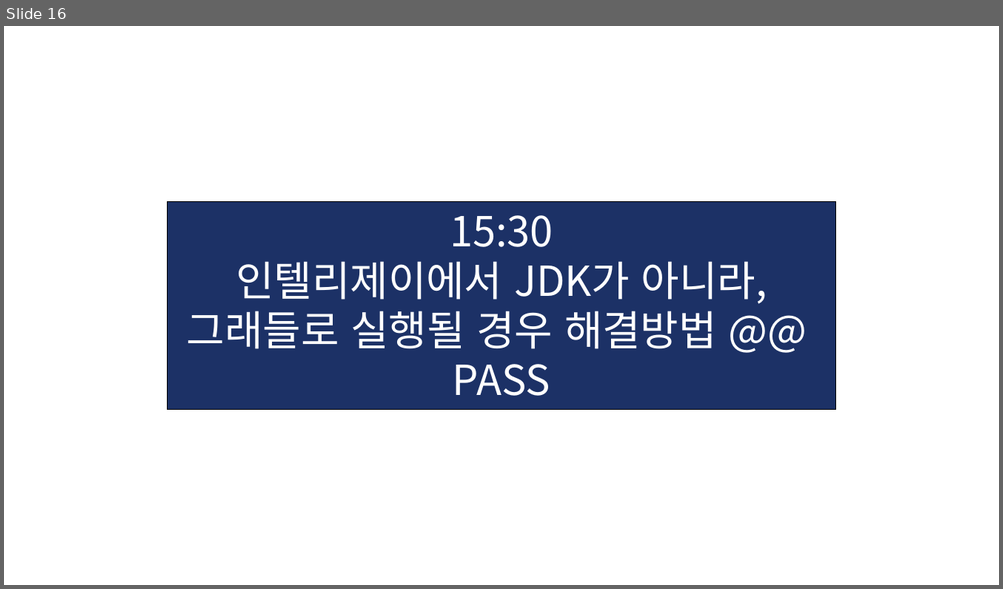
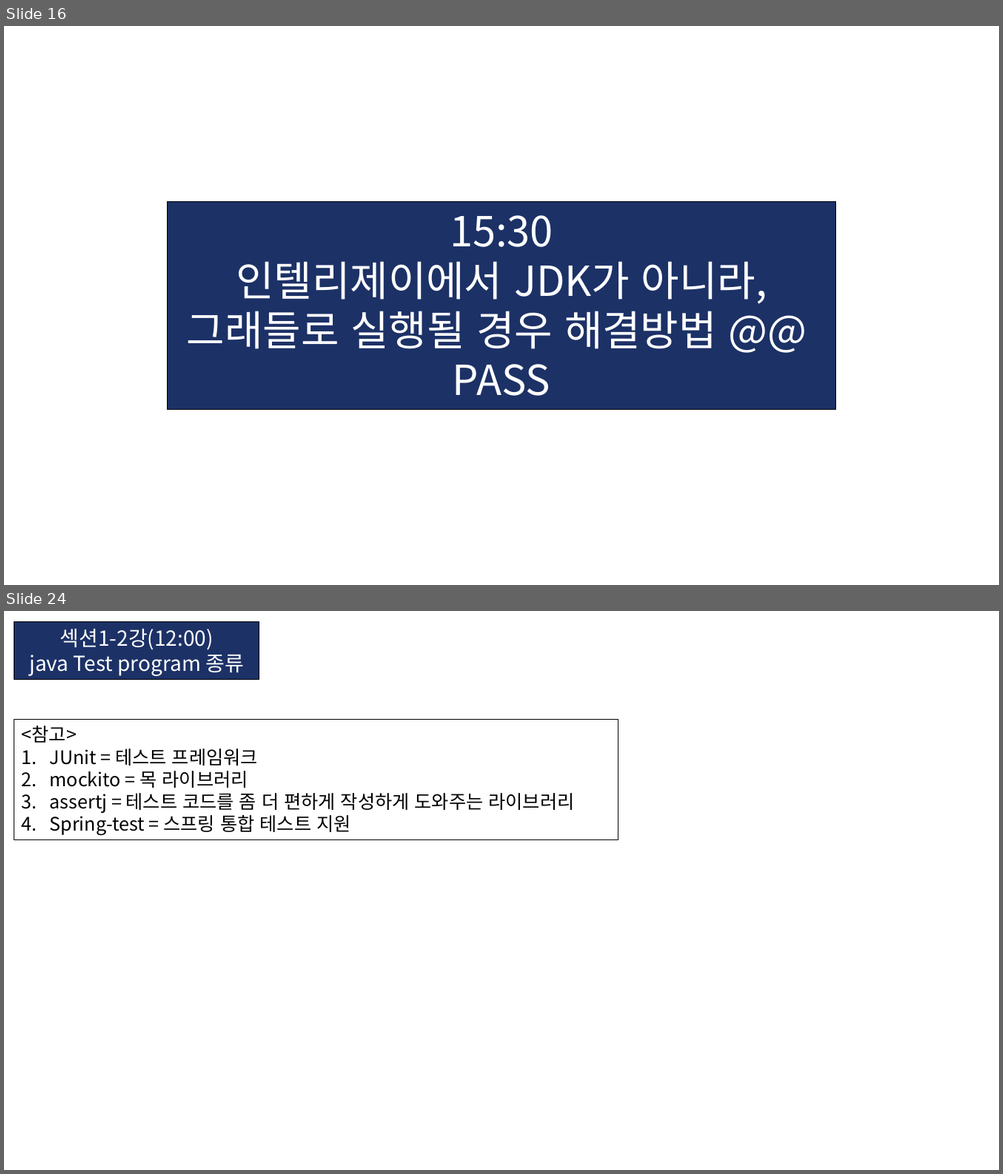
Before and after one commit to KIM-BEOMSOO/study, a slide deck: 00.공부 정리(최종)/12.Spring-Boot/03.인프런_김영한_스프링 입문/01.인프런_깅영한_Spring-Boot.pptx. Shown one above the other, each under a label of ours: slide 16 before the commit, slides 16 and 24 after it; the slides between them are not shown. The pictures are 1003x589 and 1003x1174 pixels, drawn with LibreOffice and Linux fonts; fonts in the diff are those of the drawing. Boxes give left, top, right and bottom in pixels: in the first picture for what was removed or moved away, otherwise in the second. Text is boxed around its words. In the diff, an @@ line names an element or a change of style, - is before the commit and + after.

Commit message:
Spring-Boot 공

```diff
--- a/00.공부 정리(최종)/12.Spring-Boot/03.인프런_김영한_스프링 입문/01.인프런_깅영한_Spring-Boot.pptx
+++ b/00.공부 정리(최종)/12.Spring-Boot/03.인프런_김영한_스프링 입문/01.인프런_깅영한_Spring-Boot.pptx
@@ slide 24 added at [4, 611, 999, 1170], background #FFFFFF @@
@@ rectangle added at [14, 622, 259, 680], fill #1C3166, outline #000000 0.75 pt, 20 pt, text #FFFFFF @@
+섹션1-2강(12:00)
+java Test program 종류
@@ rectangle added at [14, 720, 618, 841], outline #000000 0.75 pt, 18 pt, text #000000 @@
+<참고>
+1. JUnit = 테스트 프레임워크
+2. mockito = 목 라이브러리
+3. assertj = 테스트 코드를 좀 더 편하게 작성하게 도와주는 라이브러리
+4. Spring-test = 스프링 통합 테스트 지원
```
Also in this commit, not shown: 16 other slides added.
